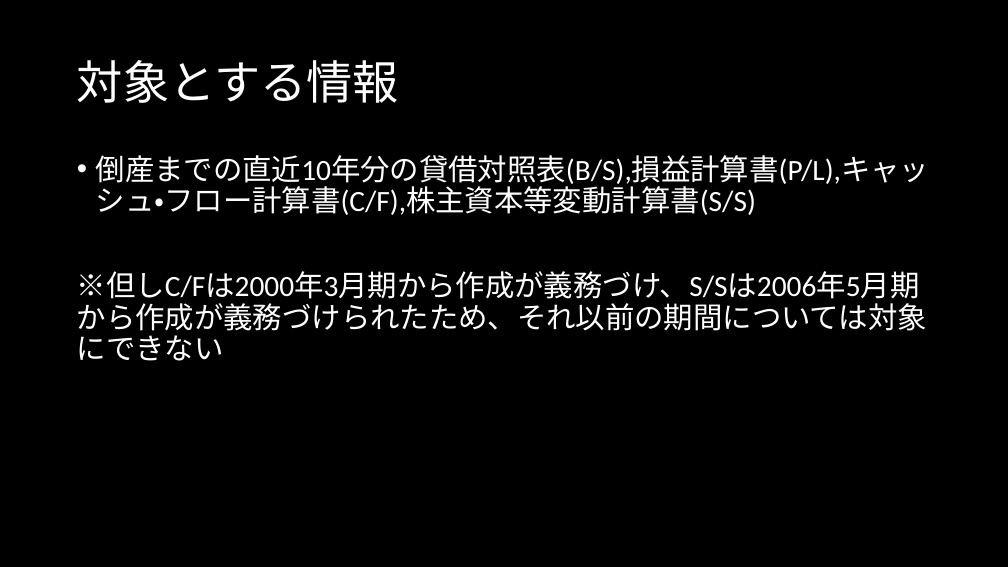
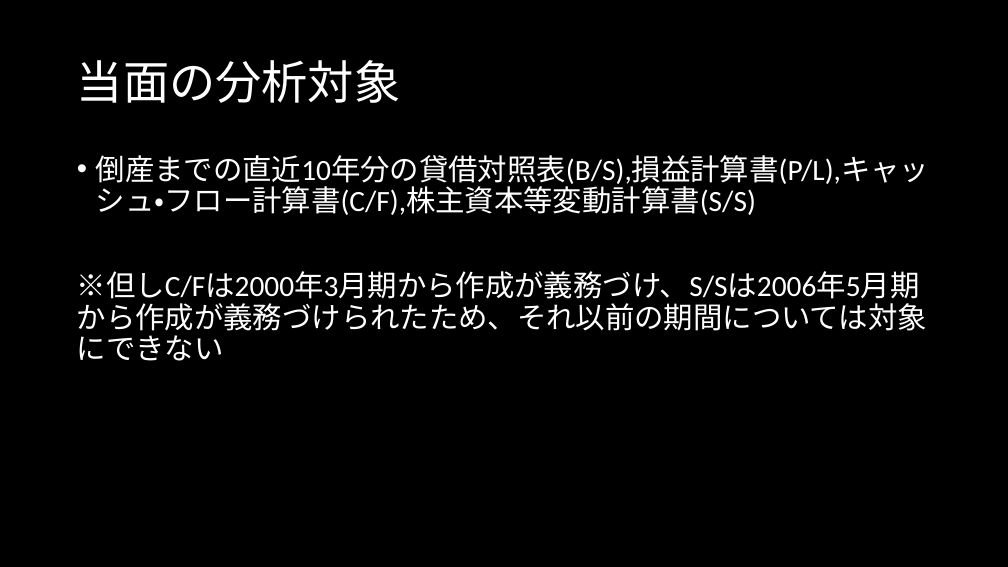
Before and after one commit to MAGA-Phantom/OperationSotsuron, a slide deck: slide 27 of 倒産の研究(仮).pptx (slide 19 before the commit). Drawn at 1008x567 pixels with LibreOffice and Linux fonts; fonts in the diff are those of the drawing. Boxes give left, top, right and bottom in pixels: in the first picture for what was removed or moved away, otherwise in the second. Text is boxed around its words. In the diff, an @@ line names an element or a change of style, - is before the commit and + after.

```diff
--- a/倒産の研究(仮).pptx
+++ b/倒産の研究(仮).pptx
@@ title at (77, 60, 400, 103): text changed @@
-対象とする情報
+当面の分析対象
```
Also in this commit, not shown: 5 other slides changed, 10 slides added, 1 other file.
